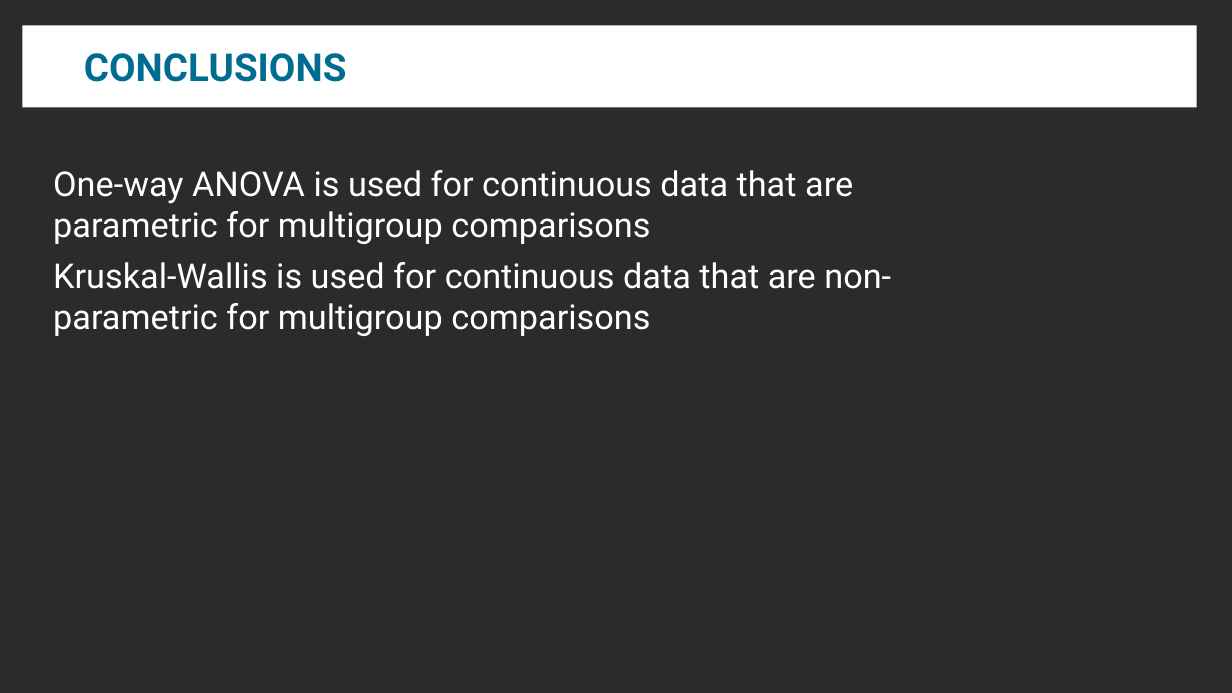
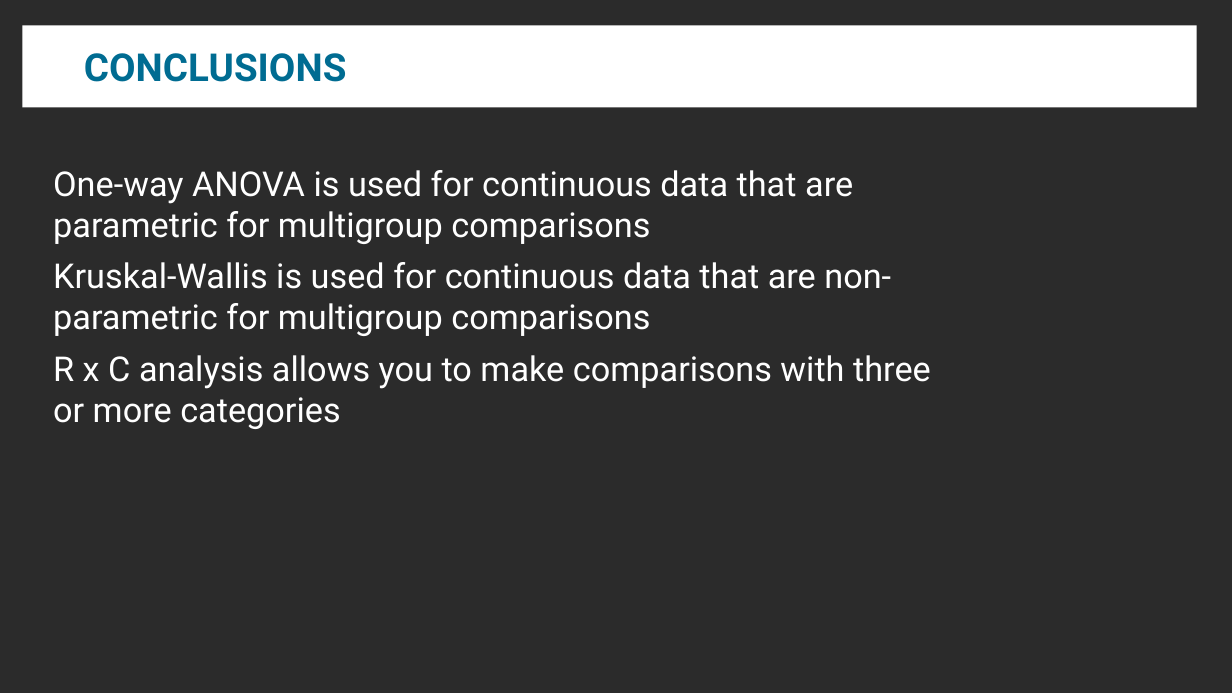
Before and after one commit to mbounthavong/VA-Resident-Study-Design-and-Biostats-Review, a slide deck: slide 18 of Presentations/3A - Multigroup comparisons.pptx. Drawn at 1232x693 pixels with LibreOffice and Linux fonts; fonts in the diff are those of the drawing; background and template pictures are left out; a plain dark background stands for a picture behind light text. Boxes give left, top, right and bottom in pixels: in the first picture for what was removed or moved away, otherwise in the second. Text is boxed around its words. In the diff, an @@ line names an element or a change of style, - is before the commit and + after.

```diff
--- a/Presentations/3A - Multigroup comparisons.pptx
+++ b/Presentations/3A - Multigroup comparisons.pptx
@@ text at [53, 355, 931, 429]: paragraph added @@
+R x C analysis allows you to make comparisons with three or more categories
```
Also in this commit, not shown: 1 other slide changed.
